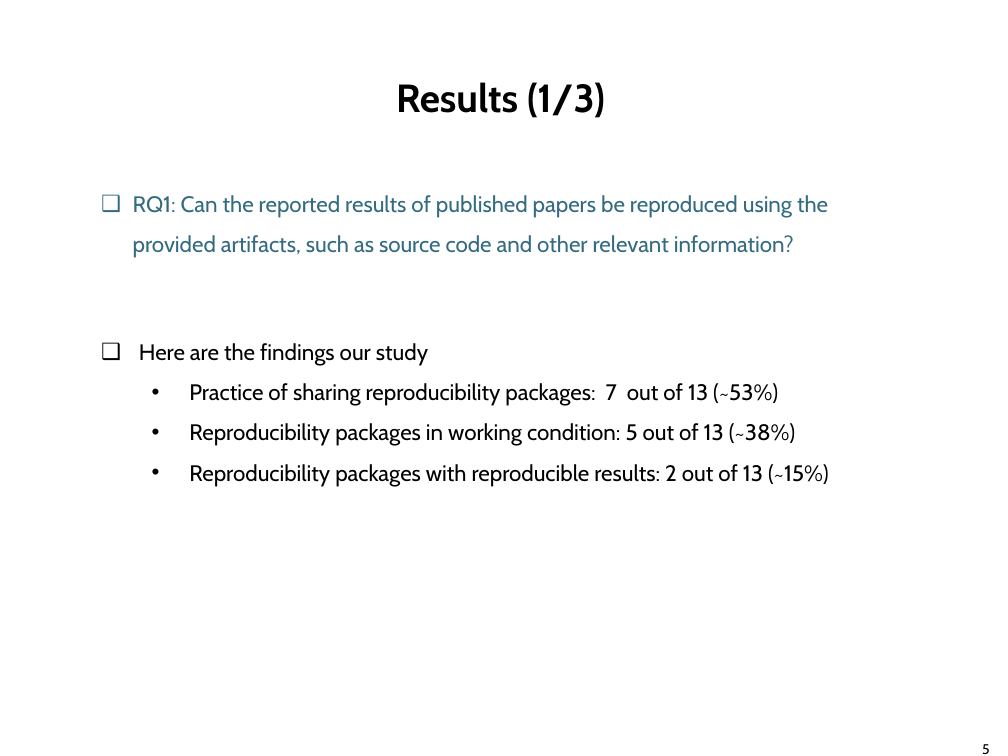
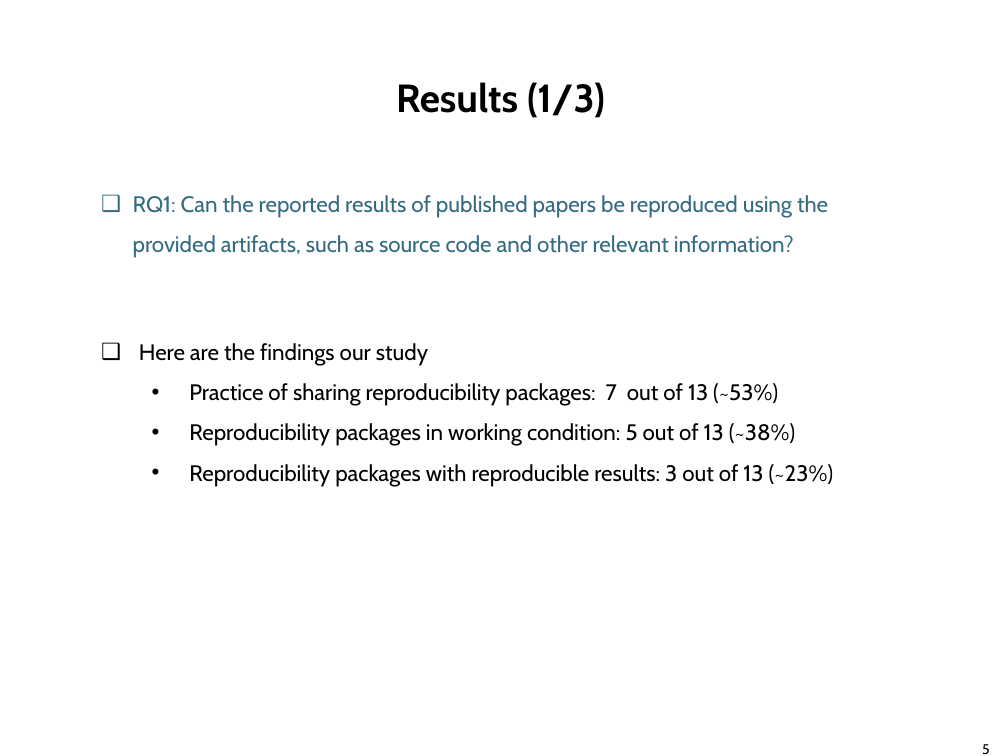
Before and after one commit to Faisalse/IntentAwareRS, a slide deck: slide 6 of Faisal Shehzad SIGIR Conference.pptx. Drawn at 1008x756 pixels with LibreOffice and Linux fonts; fonts in the diff are those of the drawing; background and template pictures are left out. Boxes give left, top, right and bottom in pixels: in the first picture for what was removed or moved away, otherwise in the second. Text is boxed around its words. In the diff, an @@ line names an element or a change of style, - is before the commit and + after.

```diff
--- a/Faisal Shehzad SIGIR Conference.pptx
+++ b/Faisal Shehzad SIGIR Conference.pptx
@@ text at (x1=189, y1=464, x2=834, y2=487): text changed @@
-  • Reproducibility packages with reproducible results: 2 out of 13 (~15%)
+  • Reproducibility packages with reproducible results: 3 out of 13 (~23%)
```
Also in this commit, not shown: 7 other slides changed, 3 other files.
